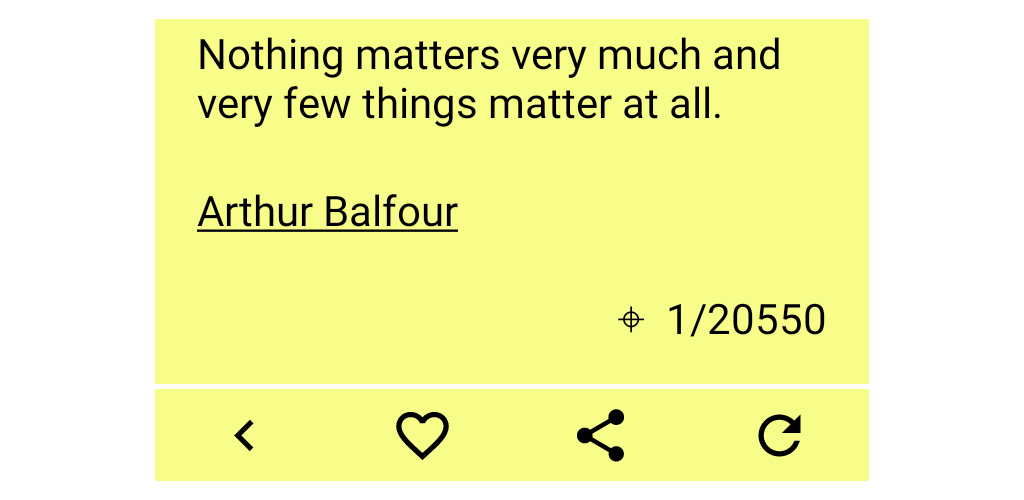
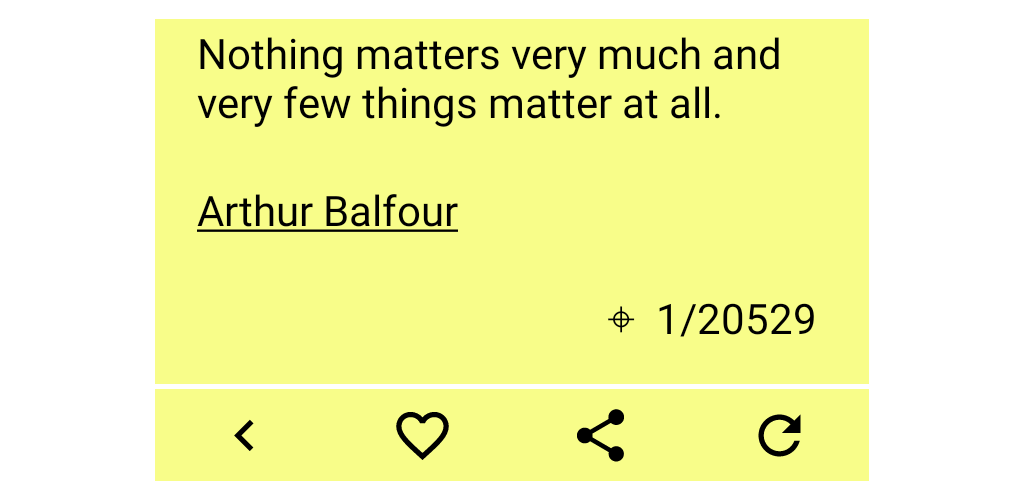
Revision of a layered 1024px x 500px image; what changed, layer by layer:
renamed "Quote_Unquote_ori_portrait.png #1" to "Quote_Unquote_ori_portrait.png", painted on it over [608,303,825,337]
